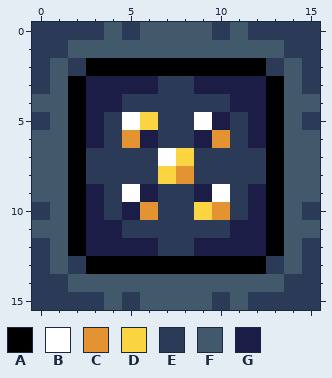
Pixel-art sprite -- Assets/Singles (Misc)/Puzzle Mechanics/Recievers/Button Pushed.png. Above, as it was before the edit.
The file is 16x16 pixels.
Palette (. is transparent): A #000000  B #ffffff  C #e39332  D #fad541  E #2a3a57  F #41596b  G #1c1d47
Pixels before, first column x 0:
 0 EEEEFEFFFFEFEEEE
 1 EEFFFFFFFFFFFFEE
 2 EFEAAAAAAAAAAEFE
 3 EFAGGGGEEGGGGAFE
 4 FFAGGEEEEEEGGAFF
 5 EFAGEBDEEBGEGAFE
 6 FFAGECGEEGCEGAFF
 7 FFAEEEEBDEEEEAFF
 8 FFAEEEEDCEEEEAFF
 9 FFAGEBGEEGBEGAFF
10 EFAGEGCEEDCEGAFE
11 FFAGGEEEEEEGGAFF
12 EFAGGGGEEGGGGAFE
13 EFEAAAAAAAAAAEFE
14 EEFFFFFFFFFFFFEE
15 EEEEFEFFFFEFEEEE
New version:
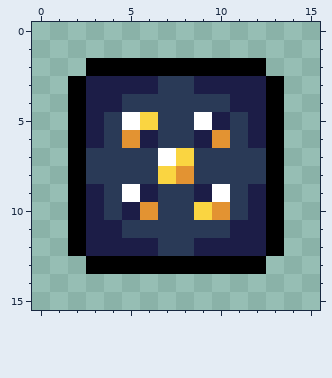
The edit:
Changed rows in their new state; - is an unchanged pixel.
first column x 0:
 0 ................
 1 ................
 2 ...----------...
 3 ..------------..
 4 ..------------..
 5 ..------------..
 6 ..------------..
 7 ..------------..
 8 ..------------..
 9 ..------------..
10 ..------------..
11 ..------------..
12 ..------------..
13 ...----------...
14 ................
15 ................
Pixel boxes of the changes (left, top, right, bottom) in both pictures:
erased: (32, 22, 320, 310)
